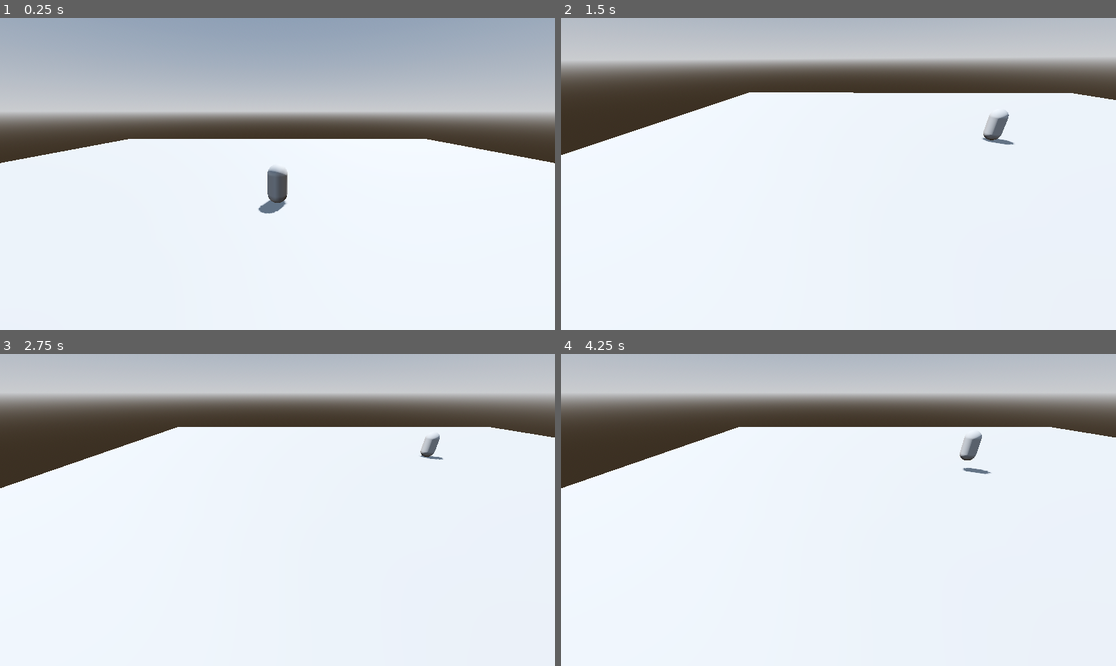
Above: before the commit, frames 1-4 (two rows, left to right).
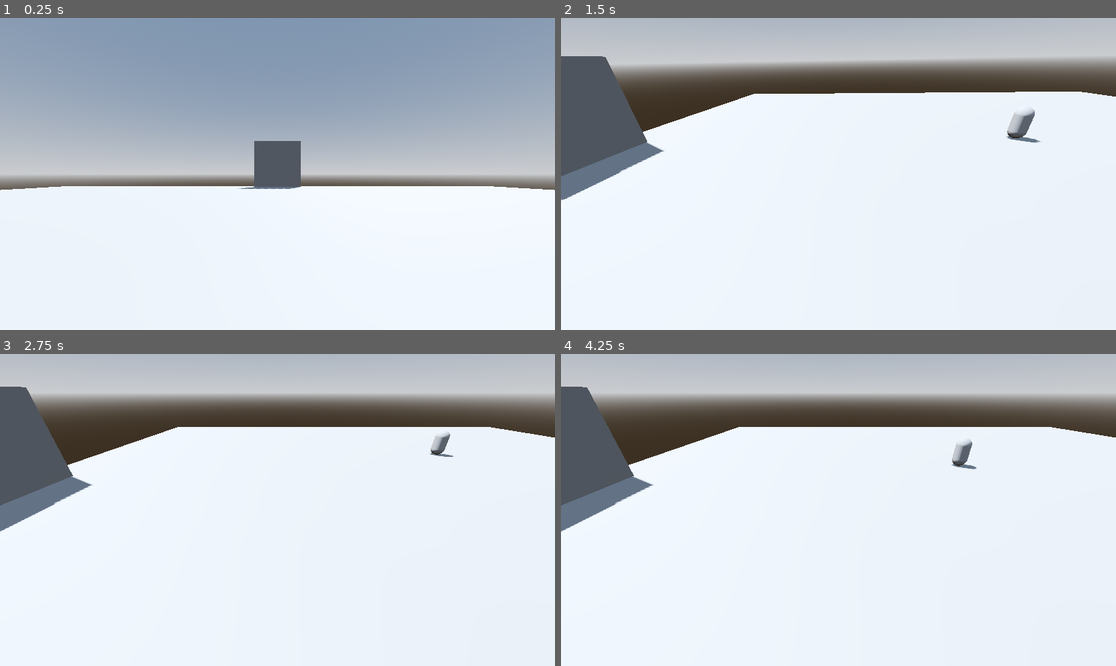
Above: after the commit, the same moments.

Repository: EppuKoskiranta/fgj26
Game: Godot game, scene res://Test/camera_test.tscn
The game is run twice, just before and just after one commit, with the same random seed, the same clock (stepped at 60 frames per second) and the same inputs. This scene is started directly instead of the project's main scene.
Inputs (mouse positions are in pixels of both pictures, inside the frame that each line leads up to):
- Up to frame 1 (0.25 s): no input
- Up to frame 2 (1.5 s): tap Enter (ui_accept) at 0.5, 0.6, 0.77, 1.07 s; move the mouse to (960, 158) at 0.52 s; hold Right (move_right) 0.53-1.28 s; move the mouse to (727, 189) at 1.27 s; hold Down (move_backward) from 1.28 s (still down); tap Tab (SwitchCamera) at 1.35 s
- Up to frame 3 (2.75 s): tap Enter (ui_accept) at 1.52, 1.55, 1.82, 2.3 s; move the mouse to (333, 441) at 2.02 s; release Down (move_backward) at 2.03 s; hold Right (move_right) from 2.03 s (still down); right-click (333, 441) at 2.1 s
- Up to frame 4 (4.25 s): move the mouse to (810, 572) at 2.77 s; release Right (move_right) at 2.78 s; hold Up (move_forward) 2.78-3.53 s; tap E (interact) at 2.85 s; tap Enter (ui_accept) at 3.02, 3.05, 3.32, 3.6, 3.77, 4.07 s; move the mouse to (1005, 556) at 3.52 s; hold Left (move_left) from 3.53 s (still down)

The runs differ from the first frame. In frame 1, 44% of the frame differs, in the area x 0-100%, y 7-63%; in frame 2, 7.1%; in frame 3, 4.4%; in frame 4, 4.5%.

Commit message:
test update

Diff:
--- /dev/null
+++ b/fgj-26-godot/Debug/debug_display.tscn
@@ -0,0 +1,5 @@
+[gd_scene format=3 uid="uid://bysekp617qb7j"]
+
+[node name="DebugDisplay" type="Control" unique_id=461522158]
+layout_mode = 3
+anchors_preset = 0
--- a/fgj-26-godot/Test/camera_test.gd
+++ b/fgj-26-godot/Test/camera_test.gd
@@ -5,17 +5,25 @@
 @onready var viewpoint_3: CameraDockingStation = %Viewpoint3
 @onready var dummy_character: CharacterBody3D = %DummyCharacter
 @onready var player_camera: PlayerCamera = %PlayerCamera
+@onready var input_handler: InputHandler = %InputHandler
+@onready var dummy_menu: Control = %DummyMenu
 
 var current_viewpoint : int = 0
 
 func _ready() -> void:
-	player_camera.init(dummy_character.camera_attachment)
+	player_camera.init(dummy_character.fps_view)
 
 	if not InputMap.has_action("SwitchCamera"):
 		InputMap.add_action("SwitchCamera")
 	var key_event := InputEventKey.new()
 	key_event.keycode = KEY_TAB
 	InputMap.action_add_event("SwitchCamera", key_event)
+
+	Def.set_input_mapping(Def.INPUT_MAPPING_FPS_MOVEMENT)
+
+	input_handler.is_test = true
+
+	Def.subscribe_to_menu_toggle(_toggle_menu)
 
 func _process(_delta: float) -> void:
 	pass
@@ -32,3 +40,11 @@
 			_:
 				player_camera.detach_from_viewpoint()
 		current_viewpoint = (current_viewpoint+1) % 4
+
+func _toggle_menu() -> void:
+	if dummy_menu.is_visible_in_tree():
+		Def.set_input_mapping(Def.INPUT_MAPPING_FPS_MOVEMENT)
+		dummy_menu.hide()
+	else:
+		Def.set_input_mapping(Def.INPUT_MAPPING_MENU)
+		dummy_menu.show()
--- a/fgj-26-godot/Test/camera_test.tscn
+++ b/fgj-26-godot/Test/camera_test.tscn
@@ -4,12 +4,19 @@
 [ext_resource type="PackedScene" uid="uid://cpc2r22tv5qnk" path="res://Camera/camera_docking_station.tscn" id="2_ki0f7"]
 [ext_resource type="PackedScene" uid="uid://j0mlh4xqbpbs" path="res://Test/dummy_character.tscn" id="3_ki0f7"]
 [ext_resource type="PackedScene" uid="uid://ypdhxtcki8n7" path="res://Camera/PlayerCamera.tscn" id="4_j1wa1"]
+[ext_resource type="PackedScene" uid="uid://b8xwqp7fvux3q" path="res://InputHandling/input_handler.tscn" id="5_uc1er"]
 
-[sub_resource type="BoxShape3D" id="BoxShape3D_j1wa1"]
+[sub_resource type="BoxShape3D" id="BoxShape3D_uc1er"]
 size = Vector3(50, 1, 50)
 
-[sub_resource type="BoxMesh" id="BoxMesh_j1wa1"]
+[sub_resource type="BoxMesh" id="BoxMesh_etavw"]
 size = Vector3(50, 1, 50)
+
+[sub_resource type="BoxShape3D" id="BoxShape3D_fh0ks"]
+size = Vector3(5, 5, 1)
+
+[sub_resource type="BoxMesh" id="BoxMesh_23uej"]
+size = Vector3(5, 5, 1)
 
 [sub_resource type="ProceduralSkyMaterial" id="ProceduralSkyMaterial_j1wa1"]
 sky_horizon_color = Color(0.66224277, 0.6717428, 0.6867428, 1)
@@ -23,6 +30,12 @@
 sky = SubResource("Sky_uc1er")
 tonemap_mode = 2
 glow_enabled = true
+
+[sub_resource type="CanvasItemMaterial" id="CanvasItemMaterial_uc1er"]
+
+[sub_resource type="LabelSettings" id="LabelSettings_uc1er"]
+font_size = 60
+font_color = Color(0, 0, 0, 1)
 
 [node name="CameraTest" type="Node3D" unique_id=836628731]
 script = ExtResource("1_acuyg")
@@ -51,11 +64,20 @@
 
 [node name="CollisionShape3D" type="CollisionShape3D" parent="MapElements/Floor" unique_id=2087221630]
 transform = Transform3D(1, 0, 0, 0, 1, 0, 0, 0, 1, 0, -0.5, 0)
-shape = SubResource("BoxShape3D_j1wa1")
+shape = SubResource("BoxShape3D_uc1er")
 
 [node name="MeshInstance3D" type="MeshInstance3D" parent="MapElements/Floor" unique_id=1600322507]
 transform = Transform3D(1, 0, 0, 0, 1, 0, 0, 0, 1, 0, -0.5, 0)
-mesh = SubResource("BoxMesh_j1wa1")
+mesh = SubResource("BoxMesh_etavw")
+
+[node name="Wall" type="StaticBody3D" parent="MapElements" unique_id=1630015221]
+transform = Transform3D(1, 0, 0, 0, 1, 0, 0, 0, 1, 0, 2.5342221, -22.969784)
+
+[node name="CollisionShape3D" type="CollisionShape3D" parent="MapElements/Wall" unique_id=1580699200]
+shape = SubResource("BoxShape3D_fh0ks")
+
+[node name="MeshInstance3D" type="MeshInstance3D" parent="MapElements/Wall" unique_id=243748786]
+mesh = SubResource("BoxMesh_23uej")
 
 [node name="Environment" type="Node" parent="." unique_id=1760456227]
 
@@ -65,3 +87,39 @@
 [node name="Sun" type="DirectionalLight3D" parent="Environment" unique_id=459322985]
 transform = Transform3D(-0.8660254, -0.43301278, 0.25, 0, 0.49999997, 0.86602545, -0.50000006, 0.75, -0.43301266, 0, 0, 0)
 shadow_enabled = true
+
+[node name="InputHandler" parent="." unique_id=874846861 instance=ExtResource("5_uc1er")]
+unique_name_in_owner = true
+
+[node name="DummyMenu" type="Control" parent="." unique_id=748392818]
+unique_name_in_owner = true
+visible = false
+layout_mode = 3
+anchors_preset = 15
+anchor_right = 1.0
+anchor_bottom = 1.0
+grow_horizontal = 2
+grow_vertical = 2
+
+[node name="MarginContainer" type="MarginContainer" parent="DummyMenu" unique_id=1941859897]
+layout_mode = 1
+anchors_preset = 15
+anchor_right = 1.0
+anchor_bottom = 1.0
+grow_horizontal = 2
+grow_vertical = 2
+theme_override_constants/margin_left = 120
+theme_override_constants/margin_top = 120
+theme_override_constants/margin_right = 120
+theme_override_constants/margin_bottom = 120
+
+[node name="ColorRect" type="ColorRect" parent="DummyMenu/MarginContainer" unique_id=706400126]
+material = SubResource("CanvasItemMaterial_uc1er")
+layout_mode = 2
+
+[node name="Label" type="Label" parent="DummyMenu/MarginContainer" unique_id=1257329132]
+layout_mode = 2
+size_flags_vertical = 1
+text = "DUMMY MENU"
+label_settings = SubResource("LabelSettings_uc1er")
+horizontal_alignment = 1
--- a/fgj-26-godot/Test/dummy_character.gd
+++ b/fgj-26-godot/Test/dummy_character.gd
@@ -1,28 +1,48 @@
 extends CharacterBody3D
 
 @onready var camera_attachment: CameraDockingStation = %CameraAttachment
+@onready var fps_view: CameraDockingStation = %FPSView
 
-const SPEED = 5.0
-const JUMP_VELOCITY = 4.5
+@onready var speed : float = 5.0
+@onready var look_deg_limits : Vector2 = Vector2(-75.0, 45.0)
+
+var move_dir : Vector2 = Vector2(0.0, 0.0)
+var turn_speed_deg_per_sec : float = 0.0
+var look_speed_deg_per_sec : float = 0.0
+var look_angle_deg : float = 0.0
+
+func _ready() -> void:
+	Def.subscribe_to_movement(self._move_player, self._turn_player, self._look_up_down)
 
 func _physics_process(delta: float) -> void:
 	# Add the gravity.
 	if not is_on_floor():
 		velocity += get_gravity() * delta
 
-	# Handle jump.
-	if Input.is_action_just_pressed("ui_accept") and is_on_floor():
-		velocity.y = JUMP_VELOCITY
+	rotate_y(deg_to_rad(turn_speed_deg_per_sec*delta))
 
-	# Get the input direction and handle the movement/deceleration.
-	# As good practice, you should replace UI actions with custom gameplay actions.
-	var input_dir := Input.get_vector("ui_left", "ui_right", "ui_up", "ui_down")
-	var direction := (transform.basis * Vector3(input_dir.x, 0, input_dir.y)).normalized()
+	var direction := (transform.basis * Vector3(move_dir.y, 0, move_dir.x)).normalized()
 	if direction:
-		velocity.x = direction.x * SPEED
-		velocity.z = direction.z * SPEED
+		velocity.x = direction.x * speed
+		velocity.z = direction.z * speed
 	else:
-		velocity.x = move_toward(velocity.x, 0, SPEED)
-		velocity.z = move_toward(velocity.z, 0, SPEED)
+		velocity.x = move_toward(velocity.x, 0, speed)
+		velocity.z = move_toward(velocity.z, 0, speed)
 
 	move_and_slide()
+
+	look_angle_deg += look_speed_deg_per_sec*delta
+	look_angle_deg = clampf(look_angle_deg, look_deg_limits.x, look_deg_limits.y)
+	fps_view.rotation.x = deg_to_rad(look_angle_deg)
+
+	turn_speed_deg_per_sec = 0.0
+	look_speed_deg_per_sec = 0.0
+
+func _move_player(new_move_dir : Vector2) -> void:
+	move_dir = new_move_dir
+
+func _turn_player(new_turn_speed_deg_per_sec : float) -> void:
+	turn_speed_deg_per_sec = new_turn_speed_deg_per_sec
+
+func _look_up_down(pitch_angle_deg_per_sec : float) -> void:
+	look_speed_deg_per_sec = pitch_angle_deg_per_sec
--- a/fgj-26-godot/Test/dummy_character.tscn
+++ b/fgj-26-godot/Test/dummy_character.tscn
@@ -2,6 +2,7 @@
 
 [ext_resource type="Script" uid="uid://byxo1mgrnx20x" path="res://Test/dummy_character.gd" id="1_lpe30"]
 [ext_resource type="Script" uid="uid://dgo3bs6jwayqf" path="res://Camera/camera_docking_station.gd" id="2_ey8yr"]
+[ext_resource type="PackedScene" uid="uid://cpc2r22tv5qnk" path="res://Camera/camera_docking_station.tscn" id="3_2djnx"]
 
 [sub_resource type="CapsuleShape3D" id="CapsuleShape3D_1wnck"]
 
@@ -29,3 +30,7 @@
 unique_name_in_owner = true
 script = ExtResource("2_ey8yr")
 metadata/_custom_type_script = "uid://dgo3bs6jwayqf"
+
+[node name="FPSView" parent="." unique_id=1199988931 instance=ExtResource("3_2djnx")]
+unique_name_in_owner = true
+transform = Transform3D(1, 0, 0, 0, 1, 0, 0, 0, 1, 0, 1.4424375, -0.5051148)
